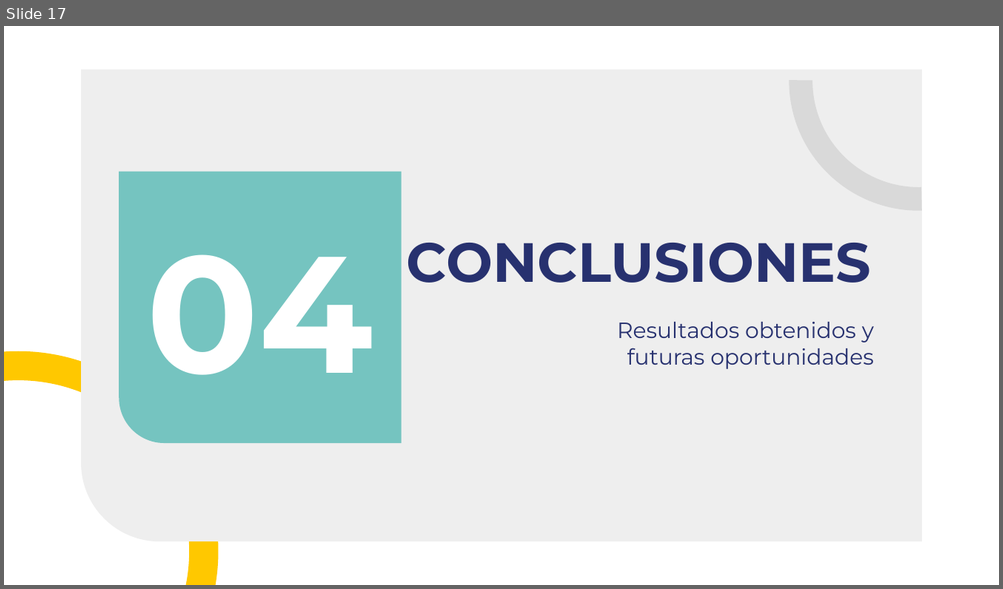
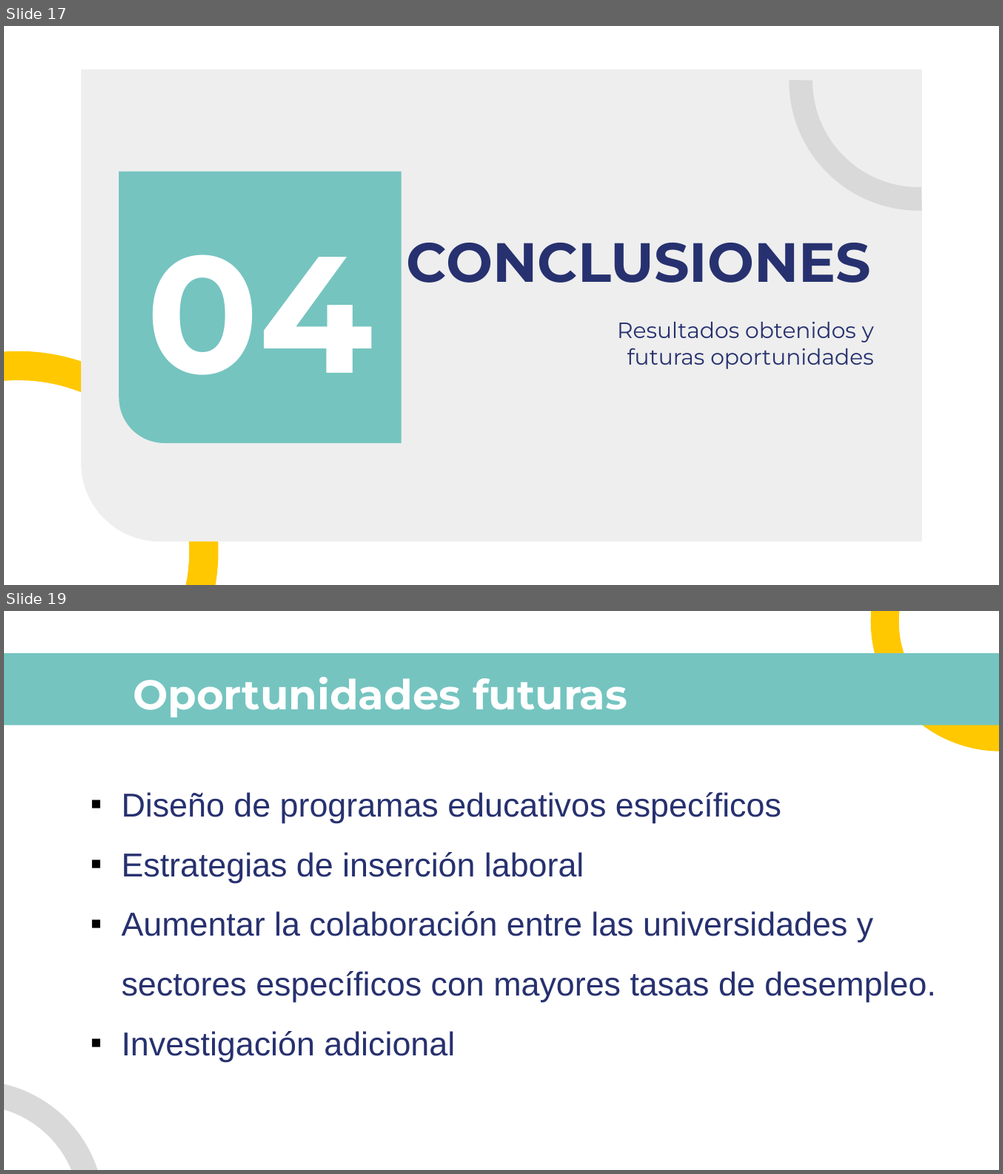
Before and after one commit to BeatrizGD/Students-Employability-Exploratory-Data-Analysis, a slide deck: src/memoria/presentacion.pptx. Shown one above the other, each under a label of ours: slide 17 before the commit, slides 17 and 19 after it; the slides between them are not shown. The pictures are 1003x589 and 1003x1174 pixels, drawn with LibreOffice and Linux fonts; fonts in the diff are those of the drawing. Boxes give left, top, right and bottom in pixels: in the first picture for what was removed or moved away, otherwise in the second. Text is boxed around its words. In the diff, an @@ line names an element or a change of style, - is before the commit and + after.

```diff
--- a/src/memoria/presentacion.pptx
+++ b/src/memoria/presentacion.pptx
@@ slide 19 added at [4,611,999,1170], background #FFFFFF @@
@@ arch (boxed as its full ring) added at [871,611,999,752], fill #FFC800 @@
@@ rectangle added at [4,654,999,726], fill #75C4C0 @@
@@ title added at [133,677,627,718], 30 pt, text #FFFFFF, bold @@
+Oportunidades futuras
@@ text added at [122,792,936,1062], 24 pt, text #27316F @@
+▪ Diseño de programas educativos específicos
+▪ Estrategias de inserción laboral
+▪ Aumentar la colaboración entre las universidades y sectores específicos con mayores tasas de desempleo.
+▪ Investigación adicional
@@ arch (boxed as its full ring) added at [4,1052,133,1170], fill #D9D9D9 @@
```
Also in this commit, not shown: 1 other slide added, 2 other files.
